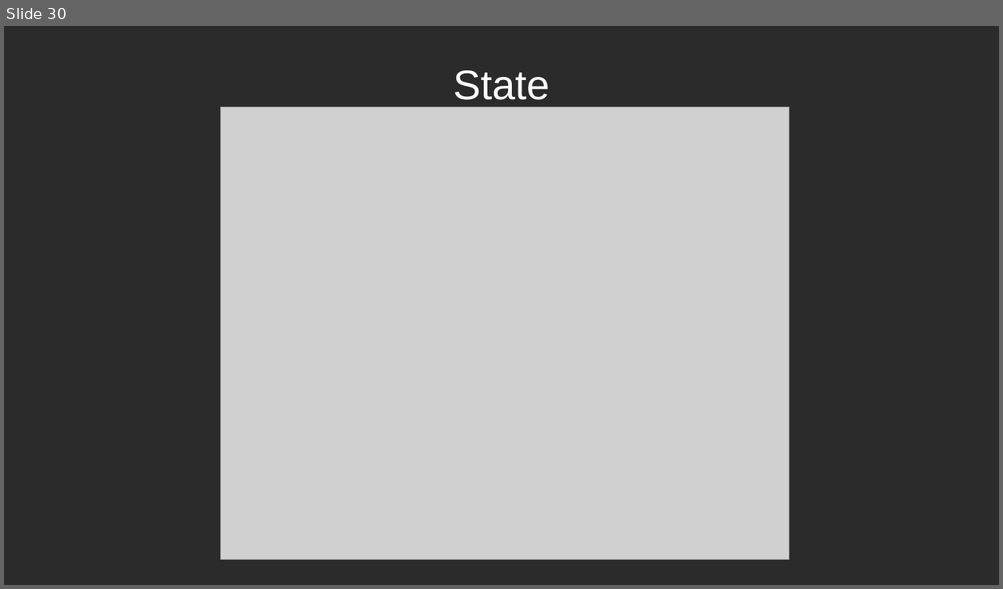
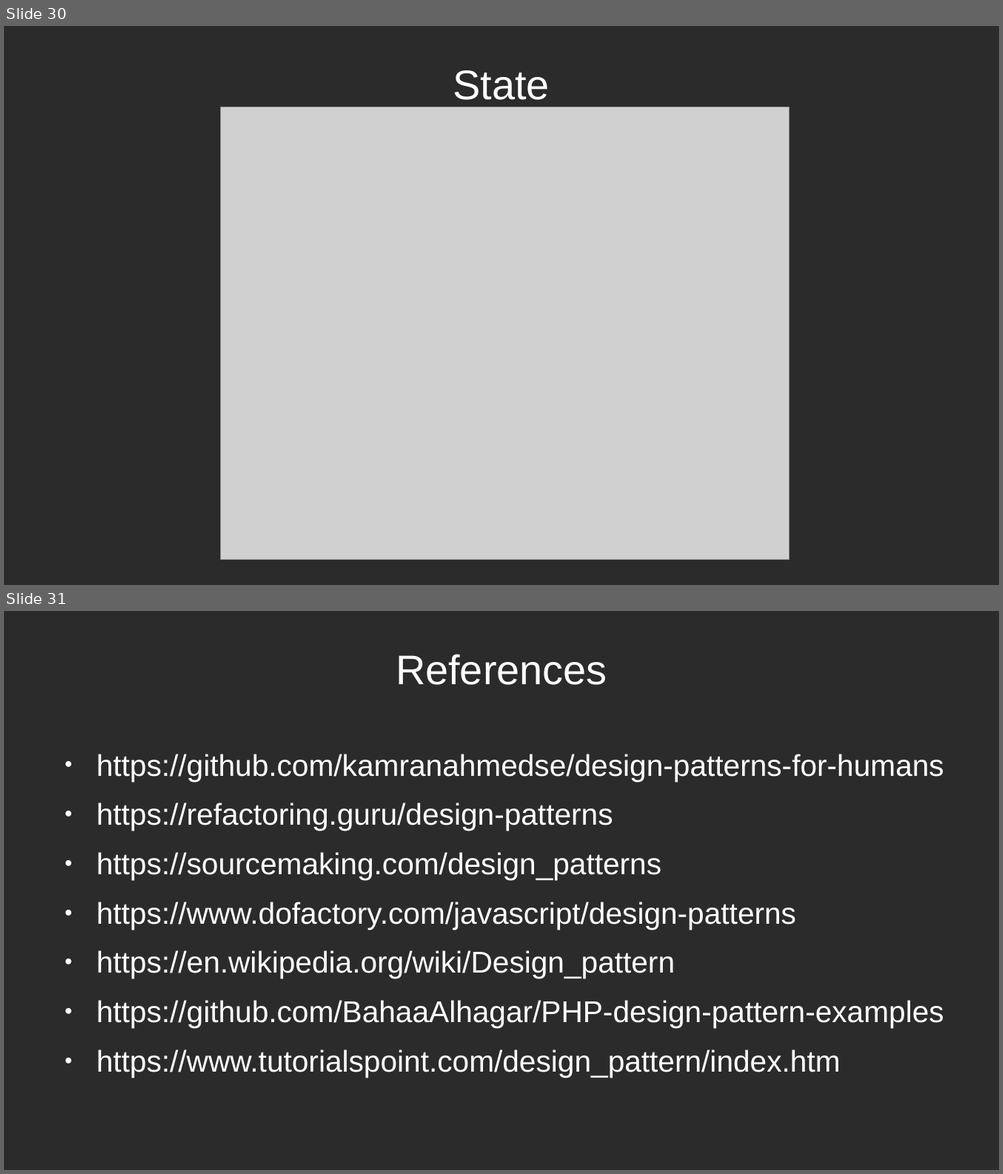
Before and after one commit to BahaaAlhagar/PHP-design-pattern-examples, a slide deck: Design pattern presentation.odp. Shown one above the other, each under a label of ours: slide 30 before the commit, slides 30 and 31 after it. The pictures are 1003x589 and 1003x1174 pixels, drawn with LibreOffice and Linux fonts; fonts in the diff are those of the drawing; grey boxes stand for pictures; background and template pictures are left out; a plain dark background stands for a picture behind light text. Boxes give left, top, right and bottom in pixels: in the first picture for what was removed or moved away, otherwise in the second. Text is boxed around its words. In the diff, an @@ line names an element or a change of style, - is before the commit and + after.

Commit message:
added references to presentation update

```diff
--- a/Design pattern presentation.odp
+++ b/Design pattern presentation.odp
@@ slide 31 added at <box>4,611,999,1170</box>, background picture (left out) @@
@@ title added at <box>395,654,607,685</box>, 33 pt, text #FFFFFF @@
+References
@@ text added at <box>96,754,944,1078</box>, 24 pt, text #FFFFFF @@
+● https://github.com/kamranahmedse/design-patterns-for-humans
+● https://refactoring.guru/design-patterns
+● https://sourcemaking.com/design_patterns
+● https://www.dofactory.com/javascript/design-patterns
+● https://en.wikipedia.org/wiki/Design_pattern
+● https://github.com/BahaaAlhagar/PHP-design-pattern-examples
+● https://www.tutorialspoint.com/design_pattern/index.htm
```
Also in this commit, not shown: 1 other file.
